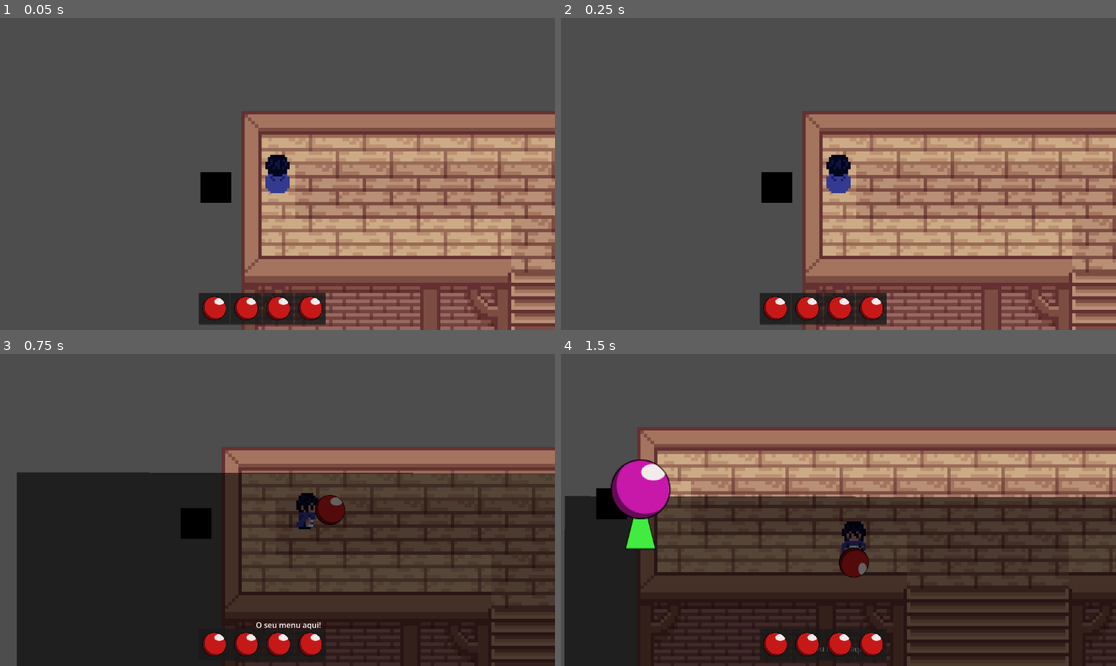
Above: before the commit, frames 1-4 (two rows, left to right).
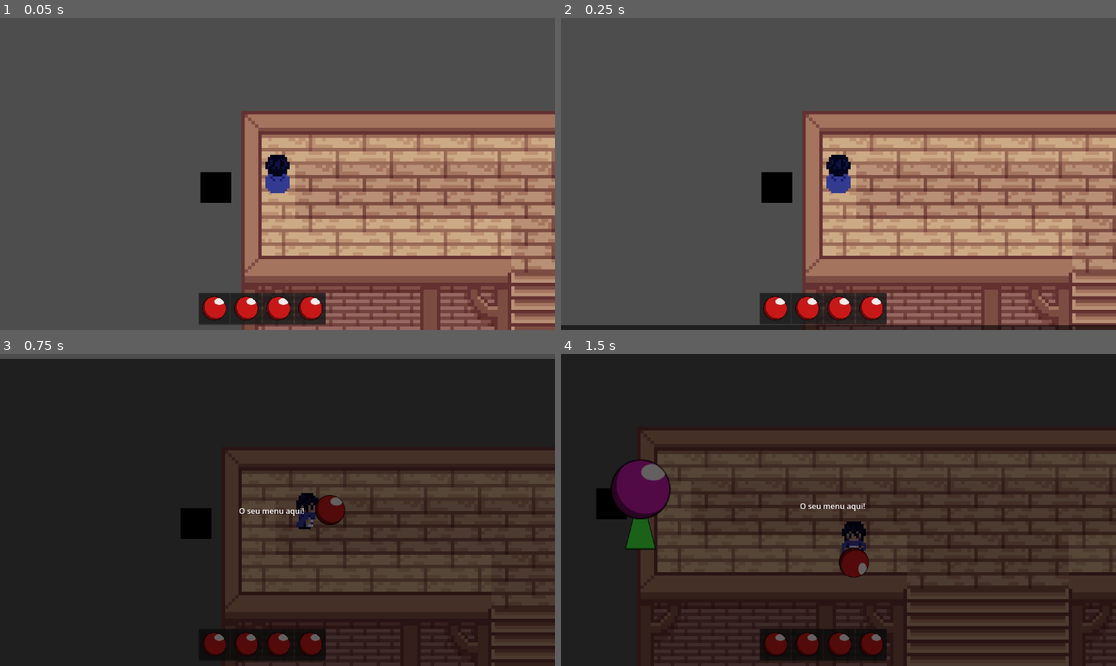
Above: after the commit, the same moments.

Repository: Prakinha/Alquimia
Game: Godot game, scene res://itens/cenajogo.tscn
The game is run twice, just before and just after one commit, with the same random seed, the same clock (stepped at 60 frames per second) and the same inputs. The engine's default icon, where the game draws it, is replaced by a stand-in: a white triangle on a blue panel in a dark square.
Inputs:
- Up to frame 1 (0.05 s): no input
- Up to frame 2 (0.25 s): no input
- Up to frame 3 (0.75 s): tap Enter at 0.5 s; hold Right (ui_right) from 0.53 s (still down); tap 1 at 0.6 s
- Up to frame 4 (1.5 s): release Right (ui_right) at 1.28 s; hold Down (ui_down) from 1.28 s (still down); tap 2 at 1.35 s

Frame 1 is identical in both runs. In frame 2, 1.6% of the frame differs, in the area x 0-100%, y 98-100%; in frame 3, 40%; in frame 4, 48%, in the area x 0-100%, y 0-100%.

Commit message:
Menu Base agora é canvaslayer

Diff:
--- a/WWpasta/WWPlayer/player.tscn
+++ b/WWpasta/WWPlayer/player.tscn
@@ -284,8 +284,3 @@
 position_smoothing_enabled = true
 
 [node name="MenuBase" parent="." unique_id=1415517682 instance=ExtResource("7_hpsle")]
-offset_left = -600.0
-offset_top = -88.0
-offset_right = -600.0
-offset_bottom = -88.0
-rotation = 0.0018218245
--- a/WWpasta/WWmiscelaneous/MenuBase.tscn
+++ b/WWpasta/WWmiscelaneous/MenuBase.tscn
@@ -1,23 +1,18 @@
 [gd_scene format=3 uid="uid://jc63onvrrsms"]
 
-[ext_resource type="Script" uid="uid://4mulpn1r4m5g" path="res://WWpasta/WWmiscelaneous/menu_base.gd" id="1_t7lsm"]
+[ext_resource type="Script" uid="uid://xjcbctgn0pq0" path="res://WWpasta/WWmiscelaneous/menu_base.gd" id="1_t7lsm"]
 [ext_resource type="Texture2D" uid="uid://d5r1ytuyx606" path="res://WWpasta/WWesteira/Bloco preto.png" id="2_7uq0i"]
 
-[node name="MenuBase" type="Control" unique_id=1415517682]
-layout_mode = 3
-anchors_preset = 15
-anchor_right = 1.0
-anchor_bottom = 1.0
-grow_horizontal = 2
-grow_vertical = 2
+[node name="MenuBase" type="CanvasLayer" unique_id=2122471675]
 script = ExtResource("1_t7lsm")
 
 [node name="NoDeControle" type="Control" parent="." unique_id=1875225264]
 unique_name_in_owner = true
+layout_mode = 3
 anchors_preset = 0
 offset_top = 648.0
 offset_right = 1152.0
-offset_bottom = 1296.0002
+offset_bottom = 1348.0
 
 [node name="TextureRect" type="TextureRect" parent="NoDeControle" unique_id=458248441]
 self_modulate = Color(1, 1, 1, 0.5882353)
--- a/WWpasta/WWmiscelaneous/menu_base.gd
+++ b/WWpasta/WWmiscelaneous/menu_base.gd
@@ -1,4 +1,4 @@
-extends Control
+extends CanvasLayer
 @onready var NoDeControle: Control = %NoDeControle
 
 func _ready() -> void:
